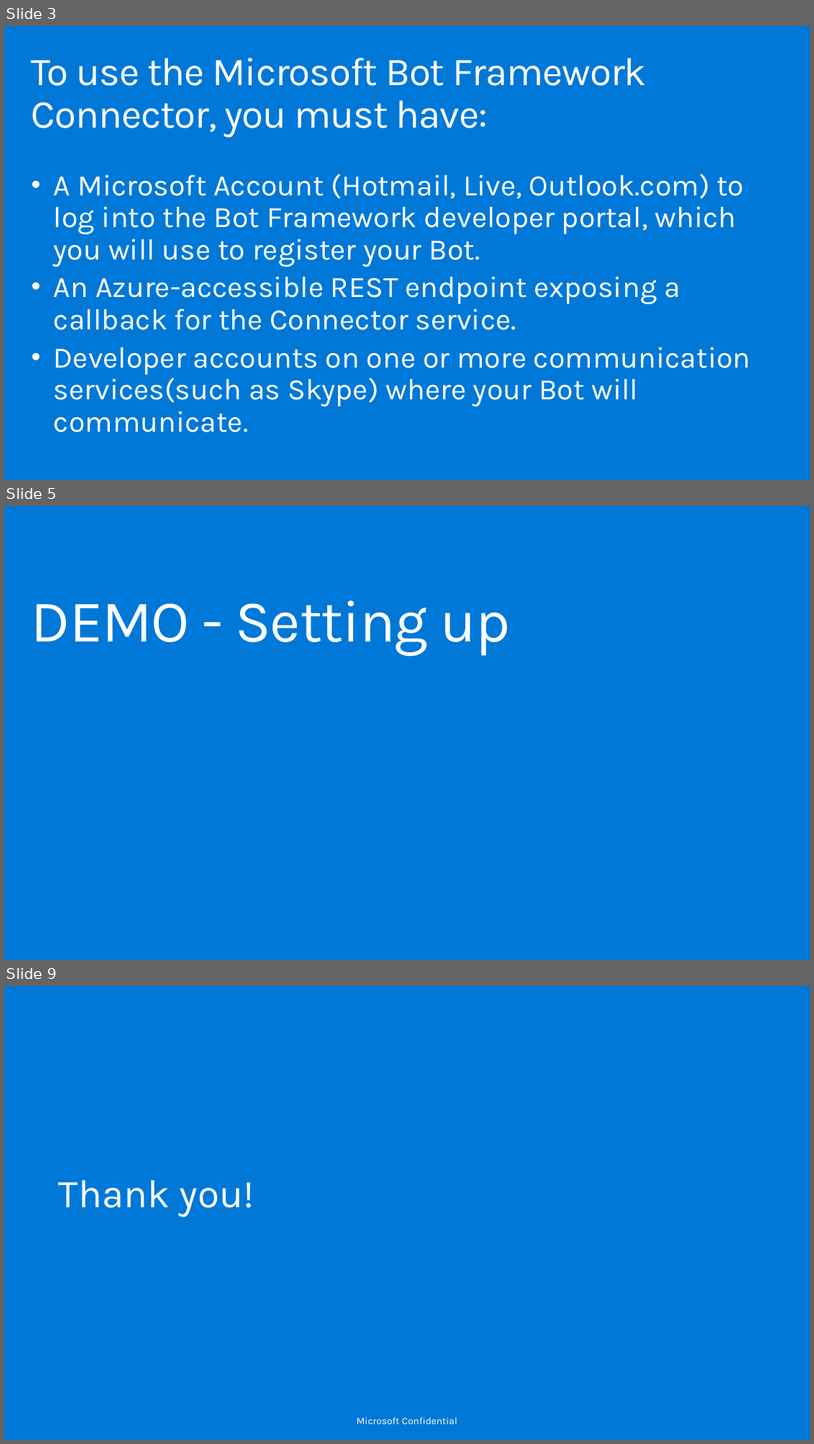
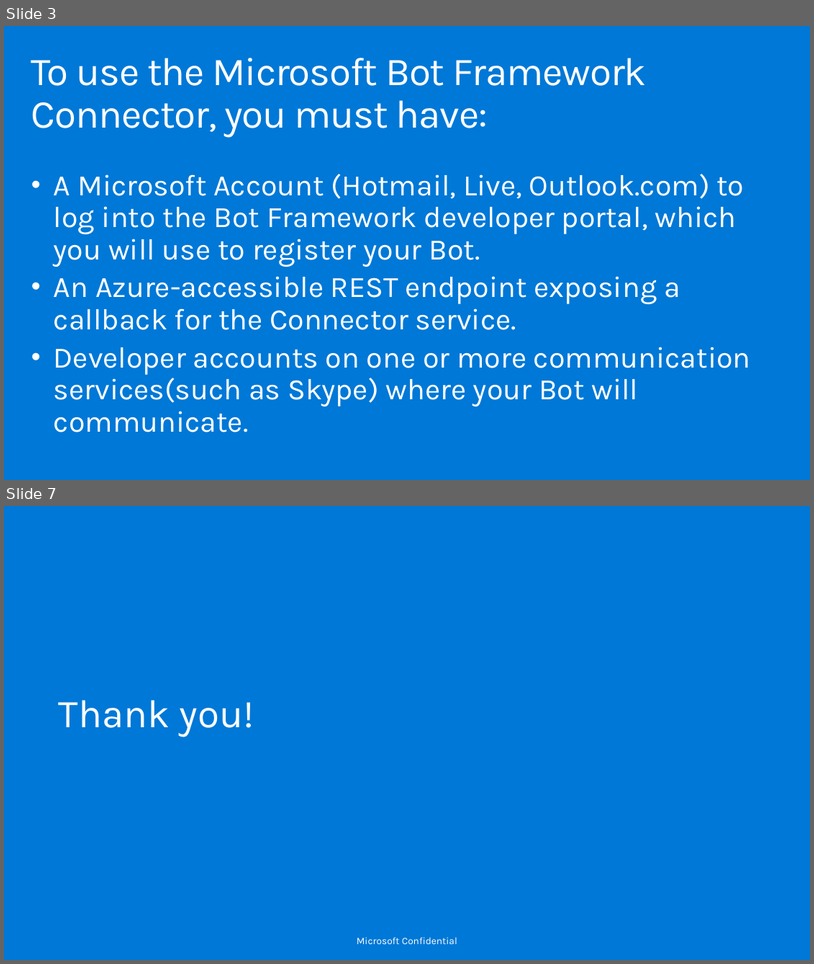
Before and after one commit to lcarli/BotsHOL, a slide deck: Connecting your bot with Connector Service.pptx. Shown one above the other, each under a label of ours: slides 3, 5 and 9 before the commit, slides 3 and 7 after it; the slides between them are not shown. The pictures are 814x1444 and 814x964 pixels, drawn with LibreOffice and Linux fonts; fonts in the diff are those of the drawing; background and template pictures are left out. Boxes give left, top, right and bottom in pixels: in the first picture for what was removed or moved away, otherwise in the second. Text is boxed around its words. In the diff, an @@ line names an element or a change of style, - is before the commit and + after.

Commit message:
Connectors Demo

```diff
--- a/Connecting your bot with Connector Service.pptx
+++ b/Connecting your bot with Connector Service.pptx
@@ slide 5 removed at bbox=[4, 506, 810, 960], background #0078D7 @@
@@ title removed at bbox=[31, 600, 511, 655] @@
-DEMO - Setting up
@@ what was slide 9 is now slide 7 @@
```
Also in this commit, not shown: 1 slide changed, 2 slides added, 3 other slides removed, 3 other files.
